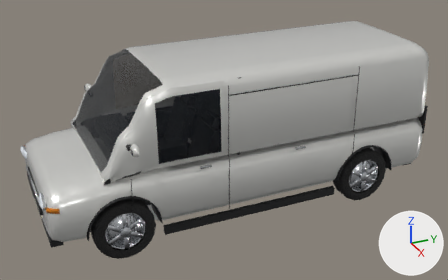
The glTF model assets/models/car_van.glb: old version first, new version second.
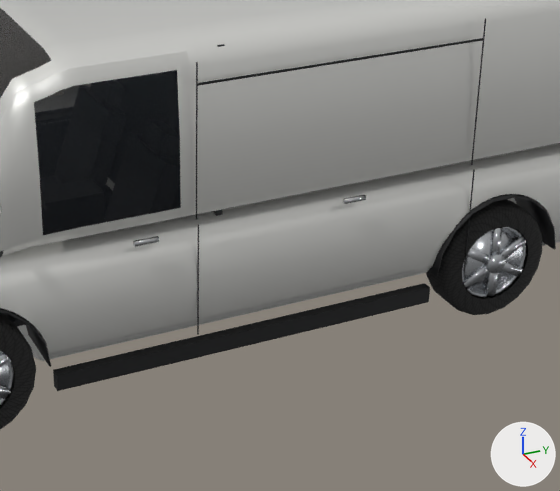
Each version is shown whole from a camera (50 mm lens) standing at (6.96, -3.18, 4.29) and looking at (0.05, -0.07, 0.84), then close up on the part from 31% to 88% of the width and 20% to 100% of the height. Lighting does not change. The marker at lower right points along +X, +Y and +Z. The last two pictures show the newer version. Where no turn or scale is listed for an object, it has been applied to the vertices. Vertices at exactly the same position are counted once.

The scene before the commit, as lines of its bpy script (objects in view):
```python
me_door_l = bpy.data.meshes.new('Door_L')
me_door_l.from_pydata(...)  # 354 vertices, 564 faces; spans x -0.33..0.22, y 0.0..1.19, z -0.34..1.28
# faces by material slot: [444, 44, 62, 12, 2]
me_door_l.materials.append(mat_paint)  # white #e8e8e4
me_door_l.materials.append(mat_glass)  # black #141a21
me_door_l.materials.append(mat_trim)  # black #111214
me_door_l.materials.append(mat_chrome)  # light grey #d8dadc
me_door_l.materials.append(mat_interior)  # black #2a2b2e
me_van_body = bpy.data.meshes.new('van_body')
me_van_body.from_pydata(...)  # 3857 vertices, 7144 faces; spans x -1.18..1.14, y -2.6..2.65, z 0.21..2.05
me_van_body.materials.append(mat_paint)  # white #e8e8e4
me_van_body.materials.append(mat_glass)  # black #141a21
me_van_body.materials.append(mat_trim)  # black #111214
me_van_body.materials.append(mat_chrome)  # light grey #d8dadc
me_van_body.materials.append(mat_headlight)  # white #e8eef5
me_van_body.materials.append(mat_taillight)  # red #8a0b0b
me_van_body.materials.append(mat_indicator)  # orange #d27a10
me_van_body.materials.append(mat_interior)  # black #2a2b2e
me_van_body.materials.append(mat_plate)  # pale yellow #e9e4cf
me_wheel_rl = bpy.data.meshes.new('wheel_RL')
me_wheel_rl.from_pydata(...)  # 428 vertices, 776 faces; spans x -0.115..0.131, y -0.37..0.37, z -0.37..0.37
# faces by material slot: [280, 444, 52]
me_wheel_rl.materials.append(mat_tire)  # picture img_tread
me_wheel_rl.materials.append(mat_rim)  # light grey #c9ccd0
me_wheel_rl.materials.append(mat_brake)  # dark grey #4a4b4e
ob_body = bpy.data.objects.new('Body', me_van_body)
ob_body.location = (0.0, 0.0, 0.0)
ob_door_l = bpy.data.objects.new('Door_L', me_door_l)
ob_door_l.location = (0.96, -1.616, 0.69)
ob_wheel_rl = bpy.data.objects.new('wheel_RL', me_wheel_rl)
ob_wheel_rl.location = (0.86, 1.58, 0.37)
# also in view: 'wheel_FL' at (0.87, -1.72, 0.37)
```
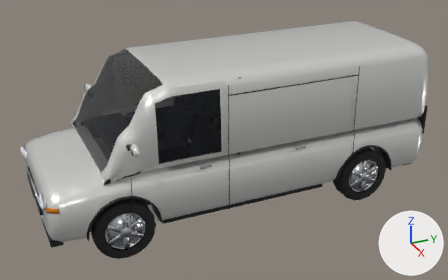
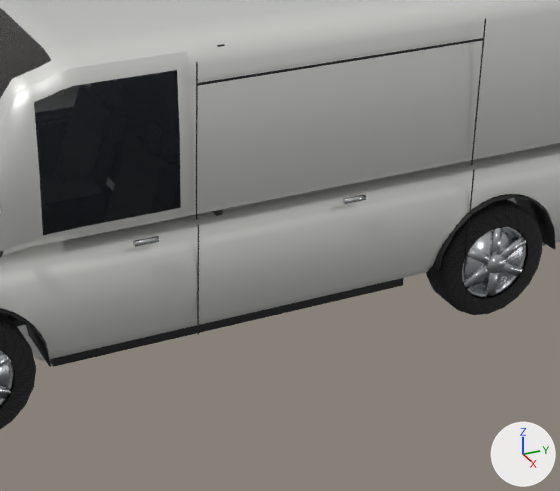
Changed parts and their boxes [x1, y1, x2, y2] in the close-ups (560 x 491 px; the box of a moved part takes in the faces that stretch with it):
'Body', reshaped
    before: [0, 0, 560, 391]
    after: [0, 0, 560, 367]
part 1 of me_van_body, moved or reshaped
    before: [53, 283, 430, 391]
    after: [50, 278, 404, 367]

Patch to the scene script:
```diff
--- a/assets/models/car_van.glb.py
+++ b/assets/models/car_van.glb.py
@@ me_van_body @@
 # used by ob_body; location = (0.0, 0.0, 0.0)
-me_van_body.from_pydata(...)  # 3857 vertices, 7144 faces; spans x -1.18..1.14, y -2.6..2.65, z 0.21..2.05
-me_van_body.vertices[2983].co = (0.92, -1.25, 0.21)  # pixel (53, 385)
-me_van_body.vertices[2984].co = (0.92, -1.25, 0.31)  # pixel (53, 369)
-me_van_body.vertices[2985].co = (0.92, 1.11, 0.21)
-me_van_body.vertices[2986].co = (0.92, 1.11, 0.31)  # pixel (424, 283)
-me_van_body.vertices[2987].co = (0.98, -1.25, 0.21)  # pixel (57, 391)
-me_van_body.vertices[2988].co = (0.98, -1.25, 0.31)  # pixel (56, 375)
-me_van_body.vertices[2989].co = (0.98, 1.11, 0.21)  # pixel (428, 302)
-me_van_body.vertices[2990].co = (0.98, 1.11, 0.31)  # pixel (430, 287)
-me_van_body.vertices[3335].co = (0.92, -0.42, 0.21)
-me_van_body.vertices[3336].co = (0.92, -0.42, 0.31)  # pixel (192, 337)
-me_van_body.vertices[3337].co = (0.98, -0.42, 0.21)  # pixel (197, 357)
-me_van_body.vertices[3338].co = (0.98, -0.42, 0.31)  # pixel (197, 342)
+me_van_body.from_pydata(...)  # 3857 vertices, 7144 faces; spans x -1.18..1.14, y -2.6..2.65, z 0.23..2.05
+# me_van_body part 1
+me_van_body.vertices[2983].co = (0.72, -1.2, 0.23)  # pixel (50, 362)
+me_van_body.vertices[2984].co = (0.72, -1.2, 0.31)
+me_van_body.vertices[2985].co = (0.72, 1.06, 0.23)
+me_van_body.vertices[2986].co = (0.72, 1.06, 0.31)
+me_van_body.vertices[2987].co = (0.77, -1.2, 0.23)  # pixel (53, 366)
+me_van_body.vertices[2988].co = (0.77, -1.2, 0.31)
+me_van_body.vertices[2989].co = (0.77, 1.06, 0.23)  # pixel (402, 285)
+me_van_body.vertices[2990].co = (0.77, 1.06, 0.31)
+me_van_body.vertices[3335].co = (0.72, -0.42, 0.23)
+me_van_body.vertices[3336].co = (0.72, -0.42, 0.31)
+me_van_body.vertices[3337].co = (0.77, -0.42, 0.23)  # pixel (181, 336)
+me_van_body.vertices[3338].co = (0.77, -0.42, 0.31)
+# other edits to the shape of me_van_body do not show in these pictures
 me_van_body.materials.append(mat_paint)
```
